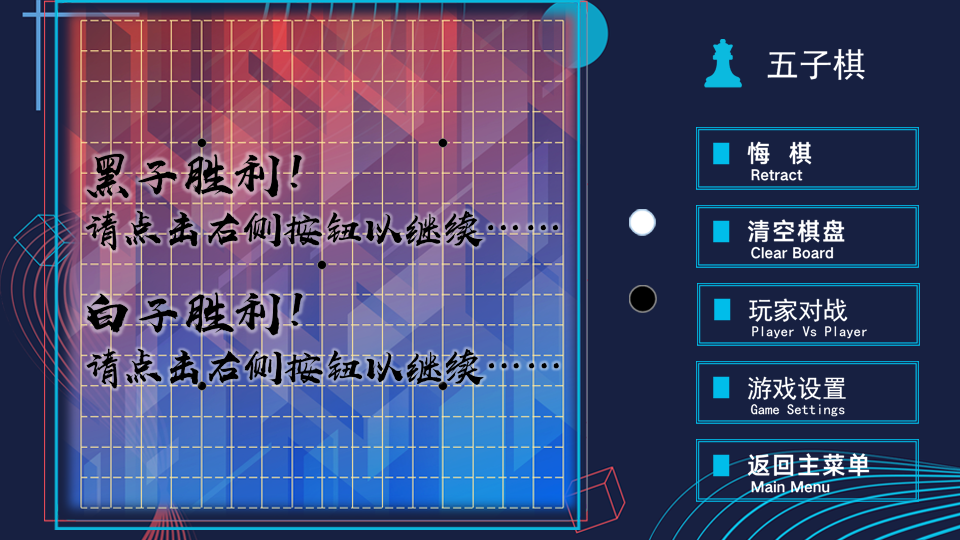
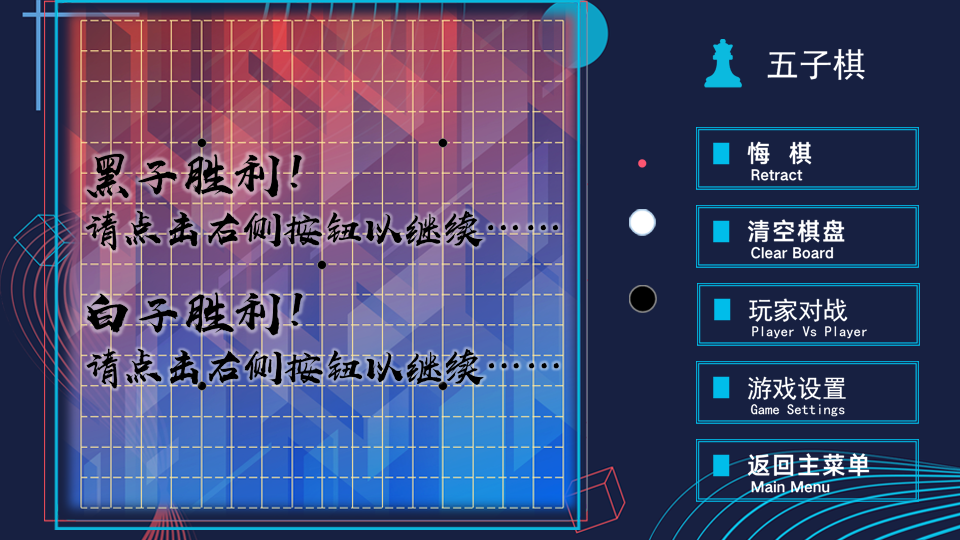
Layers edited between the first and the second 960x540 image:
added layer "提示点" above "按钮红" over [638,159,647,168]
